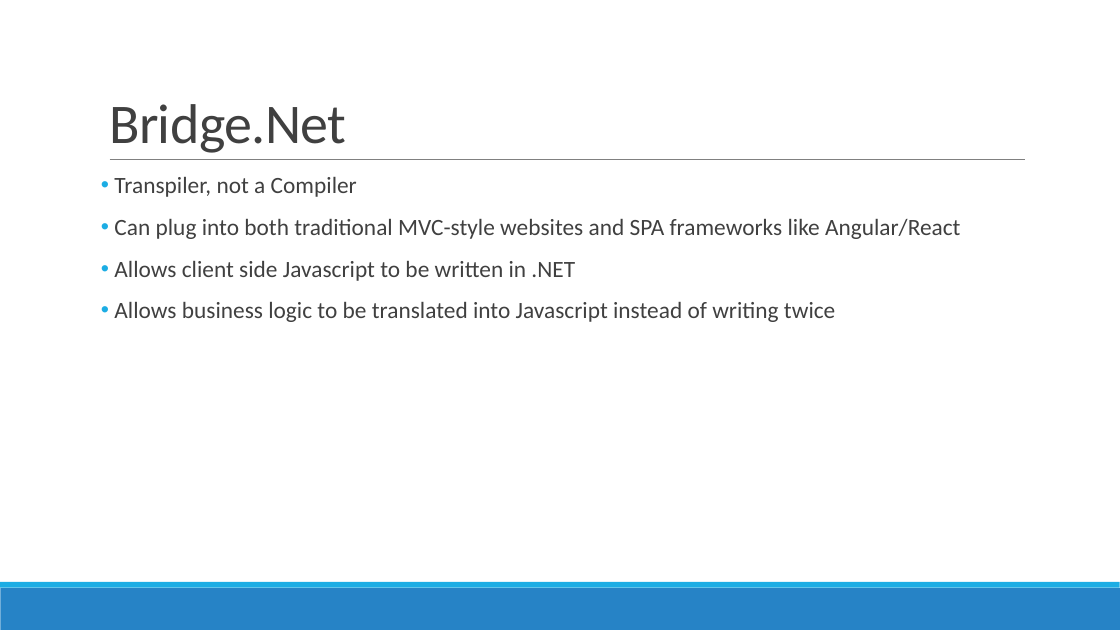
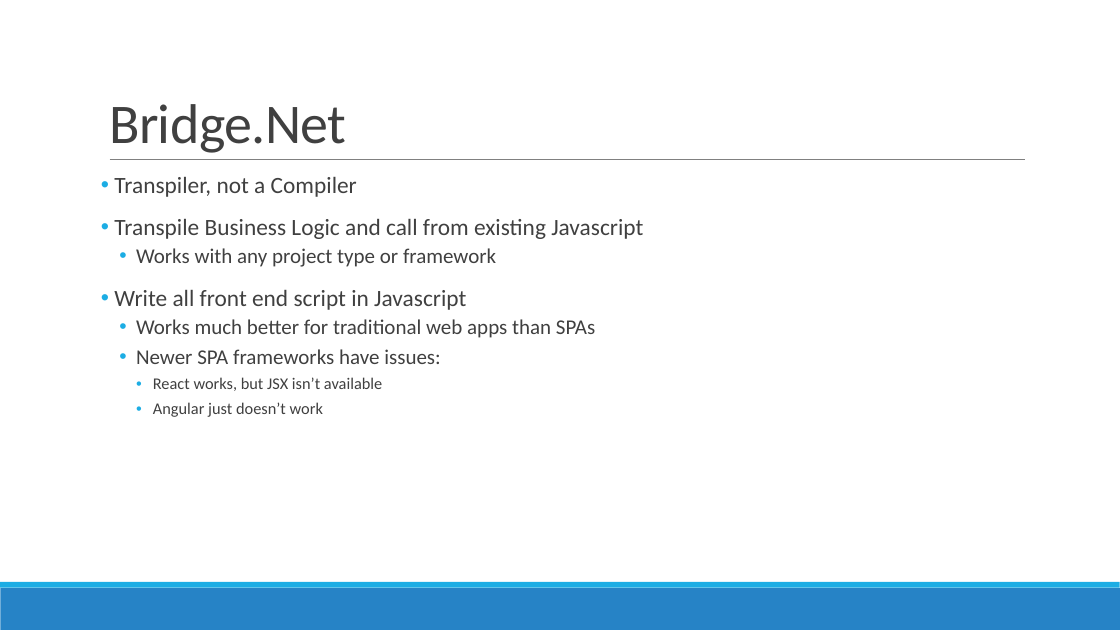
Before and after one commit to mrosack/presentations, a slide deck: slide 3 of bridge.net/bridge-net.pptx. Drawn at 1120x630 pixels with LibreOffice and Linux fonts; fonts in the diff are those of the drawing. Boxes give left, top, right and bottom in pixels: in the first picture for what was removed or moved away, otherwise in the second. Text is boxed around its words. In the diff, an @@ line names an element or a change of style, - is before the commit and + after.

```diff
--- a/bridge.net/bridge-net.pptx
+++ b/bridge.net/bridge-net.pptx
@@ text at <box>114,219,643,417</box>: text changed; size 20 to 18 pt @@
-• Can plug into both traditional MVC-style websites and SPA frameworks like Angular/React
-• Allows client side Javascript to be written in .NET
-• Allows business logic to be translated into Javascript instead of writing twice
+• Transpile Business Logic and call from existing Javascript
+  • Works with any project type or framework
+• Write all front end script in Javascript
+  • Works much better for traditional web apps than SPAs
+  • Newer SPA frameworks have issues:
+    • React works, but JSX isn’t available
+    • Angular just doesn’t work
```
Also in this commit, not shown: 1 other slide changed, 2 slides added, 12 other files.
